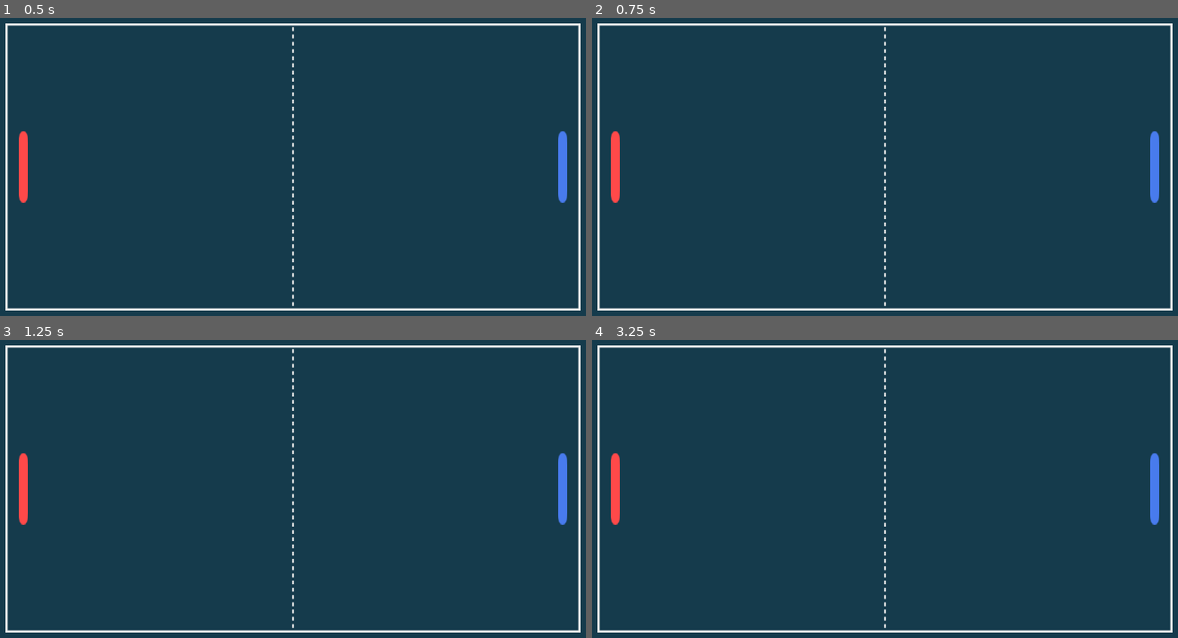
Above: before the commit, frames 1-4 (two rows, left to right).
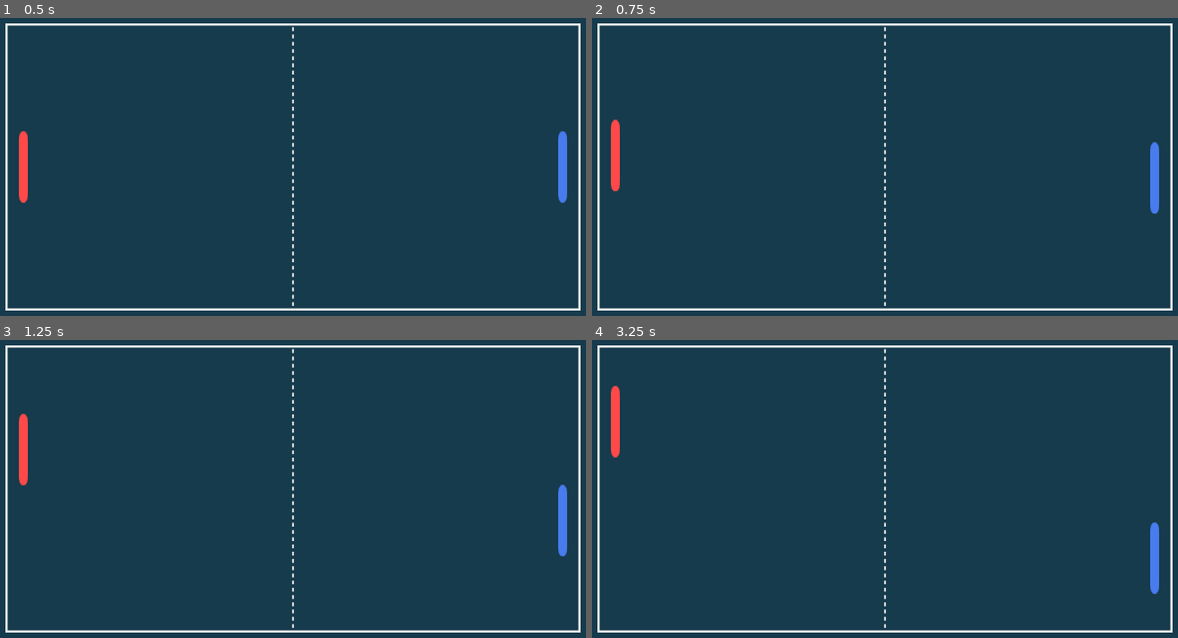
Above: after the commit, the same moments.

Repository: cf-Le3/pong-plus
Game: Godot game, scene res://main/main.tscn
The game is run twice, just before and just after one commit, with the same random seed, the same clock (stepped at 60 frames per second) and the same inputs.
Inputs:
- Up to frame 1 (0.5 s): no input
- Up to frame 2 (0.75 s): tap Enter at 0.5 s; hold W (up_player1, bound only after the commit) from 0.53 s (still down); hold Down (down_player2, bound only after the commit) from 0.53 s (still down)
- Up to frame 3 (1.25 s): keep holding W (up_player1, bound only after the commit); keep holding Down (down_player2, bound only after the commit); tap Up (up_player2, bound only after the commit) at 0.8 s
- Up to frame 4 (3.25 s): tap Space at 1.25, 2.75 s; release W (up_player1, bound only after the commit) at 1.28 s; release Down (down_player2, bound only after the commit) at 1.28 s; hold S (down_player1, bound only after the commit) 1.28-2.03 s; tap Up (up_player2, bound only after the commit) at 1.35, 2.3, 2.85 s; tap Down (down_player2, bound only after the commit) at 1.55, 3.05 s; tap Enter at 2 s; hold Down (down_player2, bound only after the commit) 2.03-2.78 s; hold W (up_player1, bound only after the commit) from 2.03 s (still down)

Frame 1 is identical in both runs. In frame 2, 0.3% of the frame differs, in the area x 3-97%, y 34-66%; in frame 3, 0.8%; in frame 4, 1.4%, in the area x 3-97%, y 15-86%.

Commit message:
Implement basic movement for paddles

Diff:
--- a/pong-but-it's-slippery/paddle/paddle.gd
+++ b/pong-but-it's-slippery/paddle/paddle.gd
@@ -6,4 +6,11 @@
 		$Sprite2D.texture = preload("res://paddle/paddle2.png")
 
 func _physics_process(delta: float) -> void:
-	pass
+	velocity = Vector2.ZERO
+
+	if (is_player_1 && Input.is_action_pressed("up_player1")) || (!is_player_1 && Input.is_action_pressed("up_player2")):
+		velocity.y = -100
+	elif (is_player_1 && Input.is_action_pressed("down_player1")) || (!is_player_1 && Input.is_action_pressed("down_player2")):
+		velocity.y = 100
+
+	move_and_slide()
--- a/pong-but-it's-slippery/project.godot
+++ b/pong-but-it's-slippery/project.godot
@@ -21,6 +21,33 @@
 window/size/viewport_height=640
 window/stretch/mode="canvas_items"
 
+[input]
+
+up_player1={
+"deadzone": 0.5,
+"events": [Object(InputEventKey,"resource_local_to_scene":false,"resource_name":"","device":-1,"window_id":0,"alt_pressed":false,"shift_pressed":false,"ctrl_pressed":false,"meta_pressed":false,"pressed":false,"keycode":0,"physical_keycode":87,"key_label":0,"unicode":119,"location":0,"echo":false,"script":null)
+, Object(InputEventKey,"resource_local_to_scene":false,"resource_name":"","device":-1,"window_id":0,"alt_pressed":false,"shift_pressed":false,"ctrl_pressed":false,"meta_pressed":false,"pressed":false,"keycode":0,"physical_keycode":65,"key_label":0,"unicode":97,"location":0,"echo":false,"script":null)
+]
+}
+up_player2={
+"deadzone": 0.5,
+"events": [Object(InputEventKey,"resource_local_to_scene":false,"resource_name":"","device":-1,"window_id":0,"alt_pressed":false,"shift_pressed":false,"ctrl_pressed":false,"meta_pressed":false,"pressed":false,"keycode":0,"physical_keycode":4194320,"key_label":0,"unicode":0,"location":0,"echo":false,"script":null)
+, Object(InputEventKey,"resource_local_to_scene":false,"resource_name":"","device":-1,"window_id":0,"alt_pressed":false,"shift_pressed":false,"ctrl_pressed":false,"meta_pressed":false,"pressed":false,"keycode":0,"physical_keycode":4194319,"key_label":0,"unicode":0,"location":0,"echo":false,"script":null)
+]
+}
+down_player1={
+"deadzone": 0.5,
+"events": [Object(InputEventKey,"resource_local_to_scene":false,"resource_name":"","device":-1,"window_id":0,"alt_pressed":false,"shift_pressed":false,"ctrl_pressed":false,"meta_pressed":false,"pressed":false,"keycode":0,"physical_keycode":83,"key_label":0,"unicode":115,"location":0,"echo":false,"script":null)
+, Object(InputEventKey,"resource_local_to_scene":false,"resource_name":"","device":-1,"window_id":0,"alt_pressed":false,"shift_pressed":false,"ctrl_pressed":false,"meta_pressed":false,"pressed":false,"keycode":0,"physical_keycode":68,"key_label":0,"unicode":100,"location":0,"echo":false,"script":null)
+]
+}
+down_player2={
+"deadzone": 0.5,
+"events": [Object(InputEventKey,"resource_local_to_scene":false,"resource_name":"","device":-1,"window_id":0,"alt_pressed":false,"shift_pressed":false,"ctrl_pressed":false,"meta_pressed":false,"pressed":false,"keycode":0,"physical_keycode":4194322,"key_label":0,"unicode":0,"location":0,"echo":false,"script":null)
+, Object(InputEventKey,"resource_local_to_scene":false,"resource_name":"","device":-1,"window_id":0,"alt_pressed":false,"shift_pressed":false,"ctrl_pressed":false,"meta_pressed":false,"pressed":false,"keycode":0,"physical_keycode":4194321,"key_label":0,"unicode":0,"location":0,"echo":false,"script":null)
+]
+}
+
 [rendering]
 
 renderer/rendering_method="gl_compatibility"
